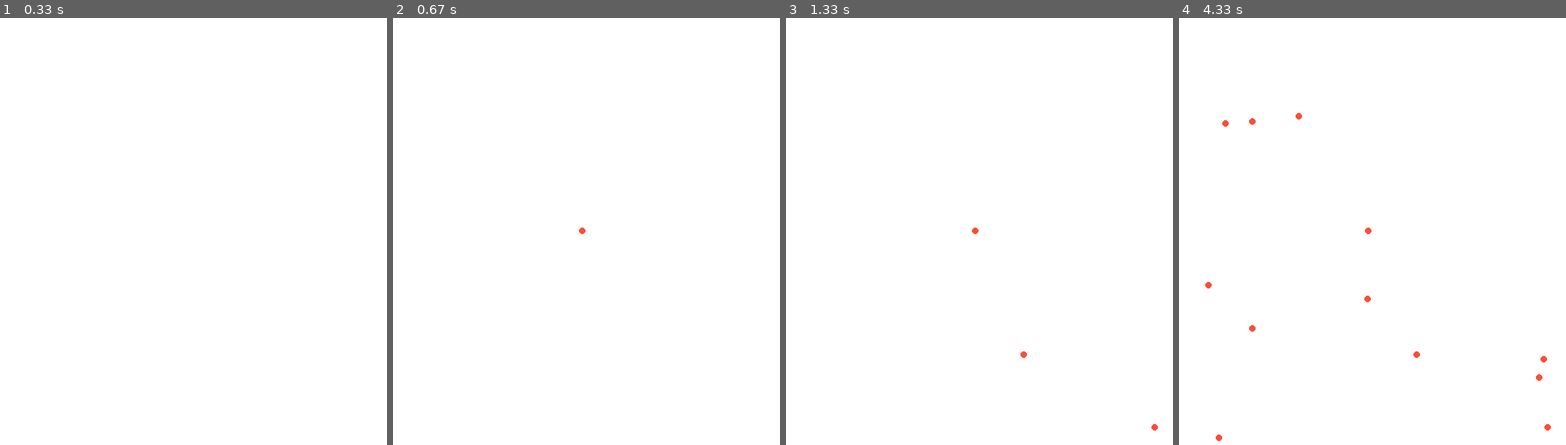
Above: before the commit, frames 1-4 (left to right).
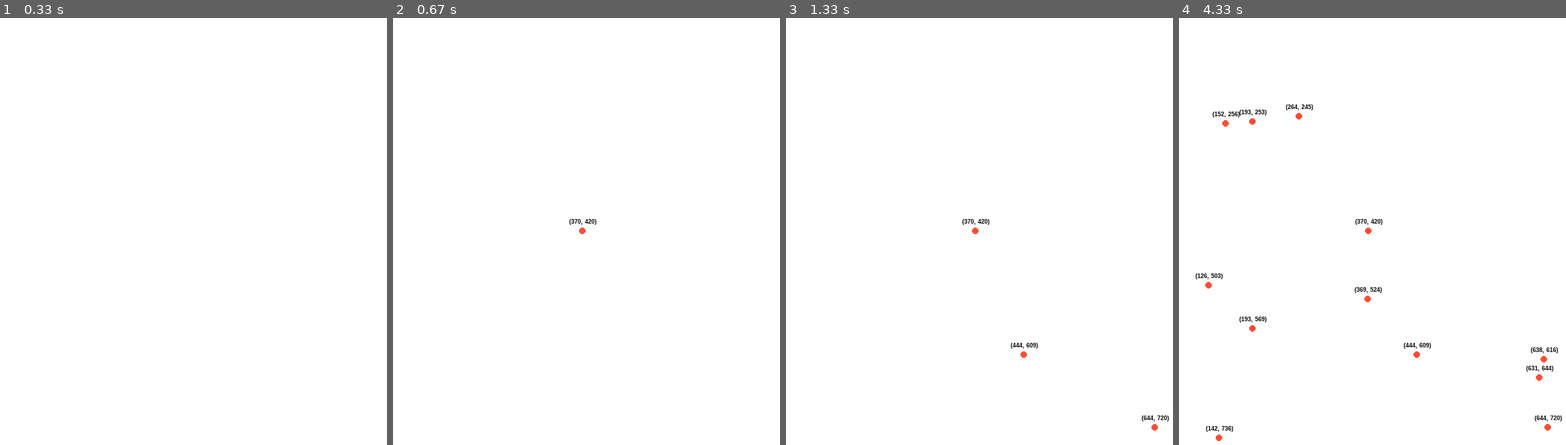
Above: after the commit, the same moments.

Repository: aziznal/route-optimizer
Game: pygame game, started from main.py
The game is run twice, just before and just after one commit, with the same random seed, the same clock (stepped at 60 frames per second) and the same inputs.
Inputs (mouse positions are in pixels of both pictures, inside the frame that each line leads up to):
- Up to frame 1 (0.33 s): no input
- Up to frame 2 (0.67 s): click (582, 231) at 0.38 s
- Up to frame 3 (1.33 s): click (1022, 355) at 0.72 s; click (1153, 427) at 1.05 s
- Up to frame 4 (4.33 s): click (1252, 120) at 1.38 s; click (1368, 299) at 1.72 s; click (1298, 116) at 2.05 s; click (1538, 376) at 2.38 s; click (1209, 287) at 2.72 s; click (1225, 124) at 3.05 s; click (1252, 329) at 3.38 s; click (1542, 359) at 3.72 s; click (1217, 436) at 4.05 s

Frame 1 is identical in both runs. In frame 2, less than 0.1% of the frame differs, in the area x 45-53%, y 47-49%; in frame 3, 0.1%; in frame 4, 0.6%, in the area x 4-99%, y 20-97%.

Commit message:
Draws annotations above nodes displaying their x and y

Diff:
--- a/Building.py
+++ b/Building.py
@@ -5,8 +5,9 @@
 
 from BaseClasses.Node import Node
 
+import utils
 
-# TODO: Add method to draw node index or coordinates on top of node
+
 
 class Building(Node):
 
@@ -14,9 +15,12 @@
         super().__init__(*args, **kwargs)
 
         self.rect = pygame.Rect(self.x, self.y, NODE_RADIUS, NODE_RADIUS)
+        self.text = {"text":f"({self.rect.x}, {self.rect.y})", "font_size":9, "color":Colors.BLACK, "bold":True}
 
     def draw(self, screen: pygame.Surface) -> None:
 
         pygame.draw.ellipse(
             screen, Colors.RED, self.rect
         )
+
+        screen.blit(utils.create_text(**self.text), (self.rect.centerx - 20, self.rect.centery - NODE_RADIUS*2))
